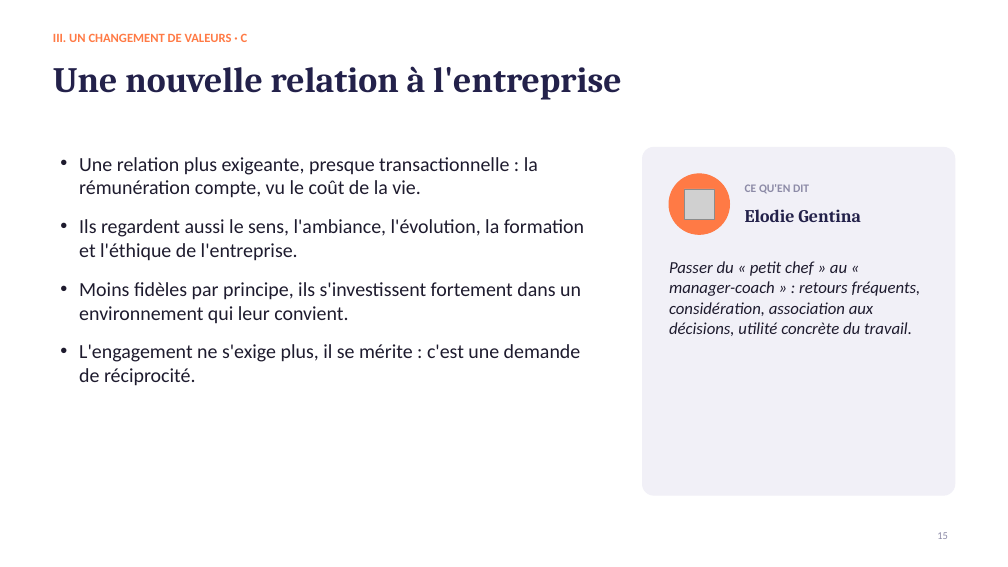
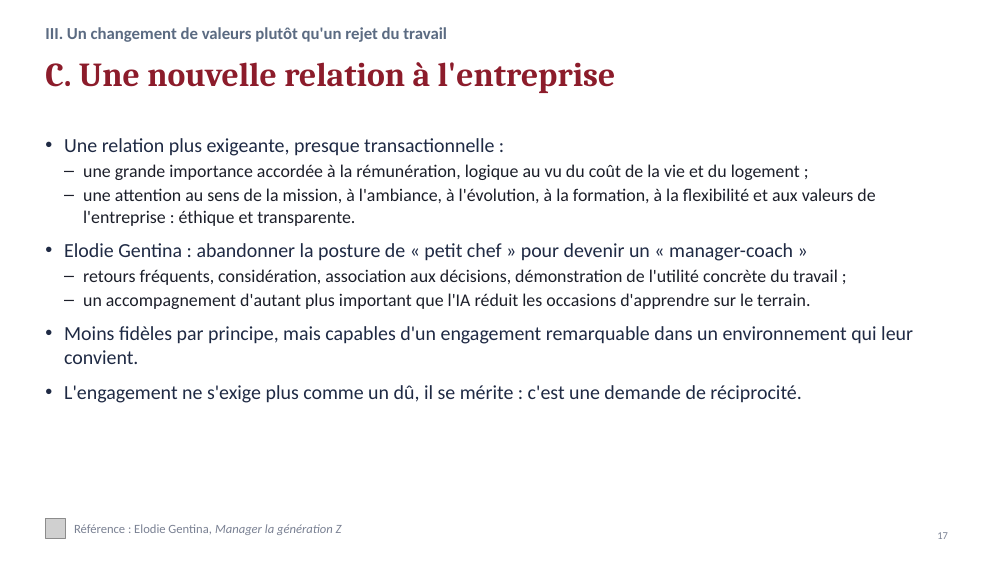
Before and after one commit to LibertadIA/main, a slide deck: slide 17 of Oral_Les_jeunes_et_le_travail.pptx (slide 15 before the commit). Drawn at 1008x567 pixels with LibreOffice and Linux fonts; fonts in the diff are those of the drawing; grey boxes stand for pictures. Boxes give left, top, right and bottom in pixels: in the first picture for what was removed or moved away, otherwise in the second. Text is boxed around its words. In the diff, an @@ line names an element or a change of style, - is before the commit and + after.

```diff
--- a/Oral_Les_jeunes_et_le_travail.pptx
+++ b/Oral_Les_jeunes_et_le_travail.pptx
@@ text at [45, 27, 447, 42]: text changed; size 12 to 16 pt; text colour #FF7A45 to #5B6B82 @@
-III. UN CHANGEMENT DE VALEURS · C
+III. Un changement de valeurs plutôt qu'un rejet du travail
@@ title at [45, 62, 616, 93]: text changed; size 34 to 32 pt; text colour #23214A to #8C1C2B @@
-Une nouvelle relation à l'entreprise
+C. Une nouvelle relation à l'entreprise
@@ text at [64, 138, 913, 403]: text changed; size 19 to 17 pt; text colour #1E1B2E to #1C1F2A @@
-• Une relation plus exigeante, presque transactionnelle : la rémunération compte, vu le coût de la vie.
-• Ils regardent aussi le sens, l'ambiance, l'évolution, la formation et l'éthique de l'entreprise.
-• Moins fidèles par principe, ils s'investissent fortement dans un environnement qui leur convient.
-• L'engagement ne s'exige plus, il se mérite : c'est une demande de réciprocité.
+• Une relation plus exigeante, presque transactionnelle :
+  – une grande importance accordée à la rémunération, logique au vu du coût de la vie et du logement ;
+  – une attention au sens de la mission, à l'ambiance, à l'évolution, à la formation, à la flexibilité et aux valeurs de l'entreprise : éthique et transparente.
+• Elodie Gentina : abandonner la posture de « petit chef » pour devenir un « manager-coach »
+  – retours fréquents, considération, association aux décisions, démonstration de l'utilité concrète du travail ;
+  – un accompagnement d'autant plus important que l'IA réduit les occasions d'apprendre sur le terrain.
+• Moins fidèles par principe, mais capables d'un engagement remarquable dans un environnement qui leur convient.
+• L'engagement ne s'exige plus comme un dû, il se mérite : c'est une demande de réciprocité.
@@ rounded rectangle removed at [643, 147, 955, 495] @@
@@ ellipse removed at [669, 174, 730, 234] @@
@@ picture removed at [684, 189, 715, 219] @@
@@ text removed at [745, 184, 809, 194] @@
-CE QU'EN DIT
@@ text removed at [745, 209, 861, 222] @@
-Elodie Gentina
@@ text removed at [669, 261, 921, 336] @@
-Passer du « petit chef » au « manager-coach » : retours fréquents, considération, association aux décisions, utilité concrète du travail.
@@ picture added at [45, 519, 65, 538] @@
@@ text added at [74, 524, 342, 535], 12 pt, text #7A8193 @@
+Référence : Elodie Gentina, Manager la génération Z
@@ page number at [937, 532, 948, 539]: text changed; text colour #8D8BA7 to #7A8193 @@
-15
+17
```
Also in this commit, not shown: 9 other slides changed, 9 slides added, 6 slides removed.
